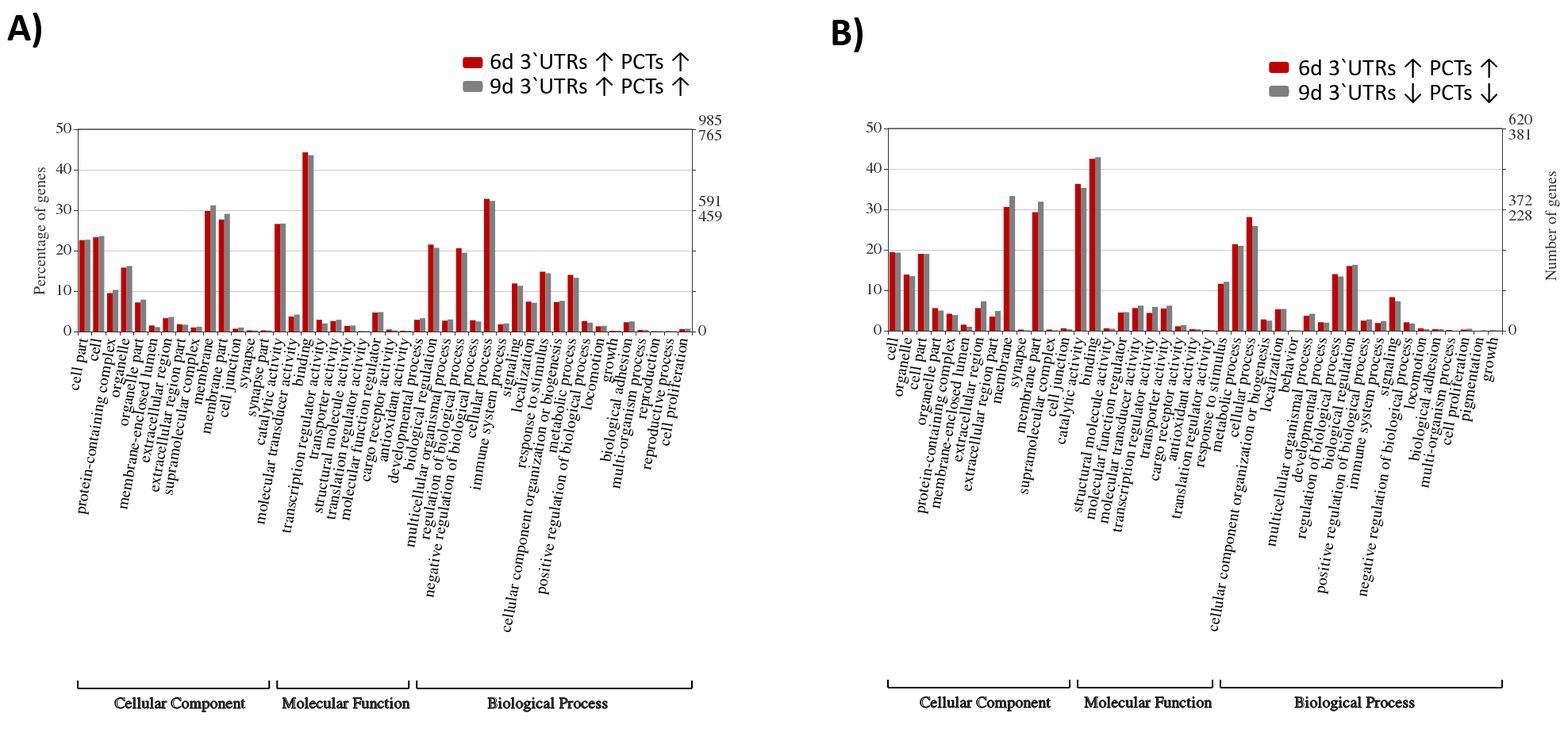
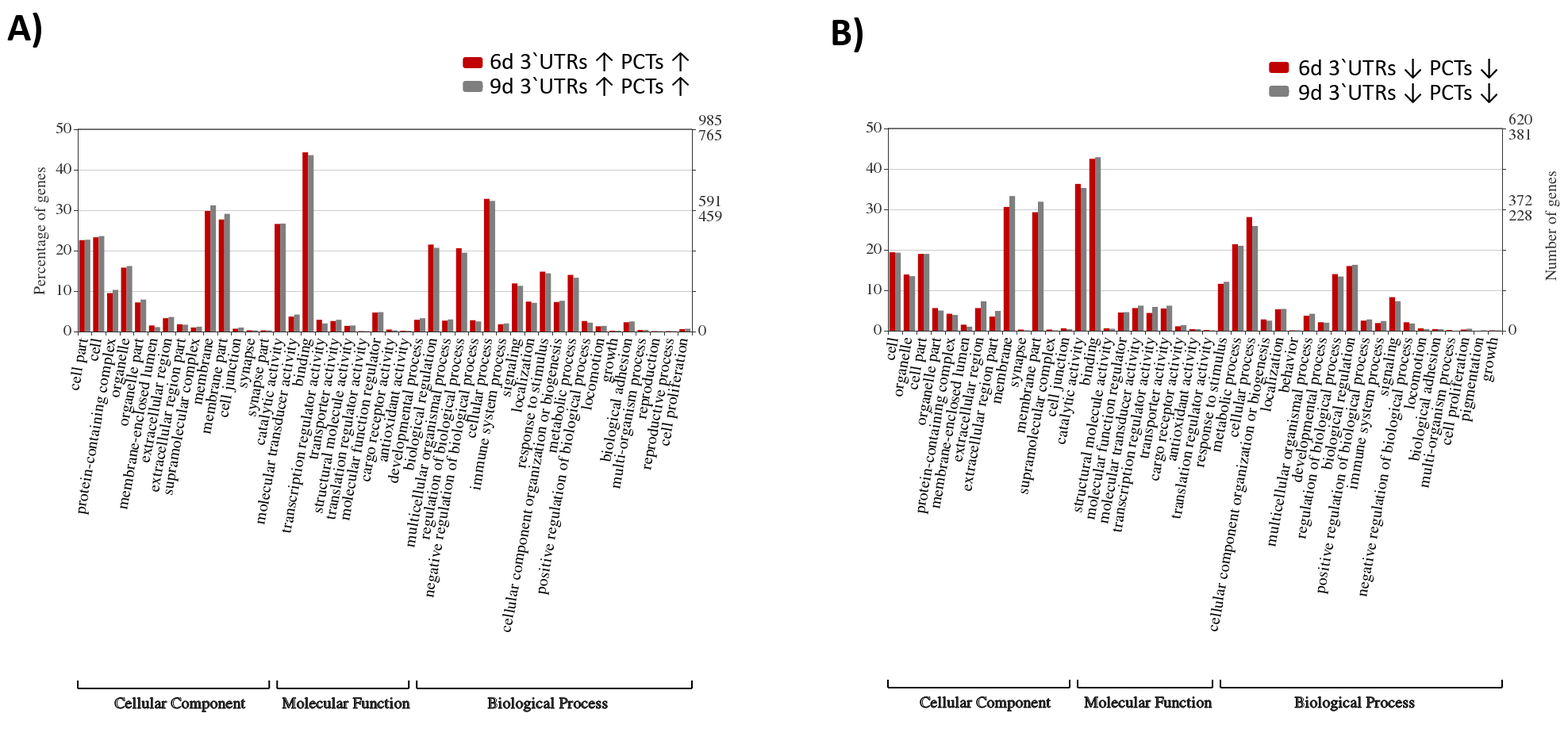
Layered file, before and after one edit (1568 × 740). Changes by layer:
renamed "6d 3`UTRs ↑ PCTs ↑ ... #1" to "6d 3`UTRs ↓ PCTs ↓ ...", painted on it over (1403, 58, 1499, 79)